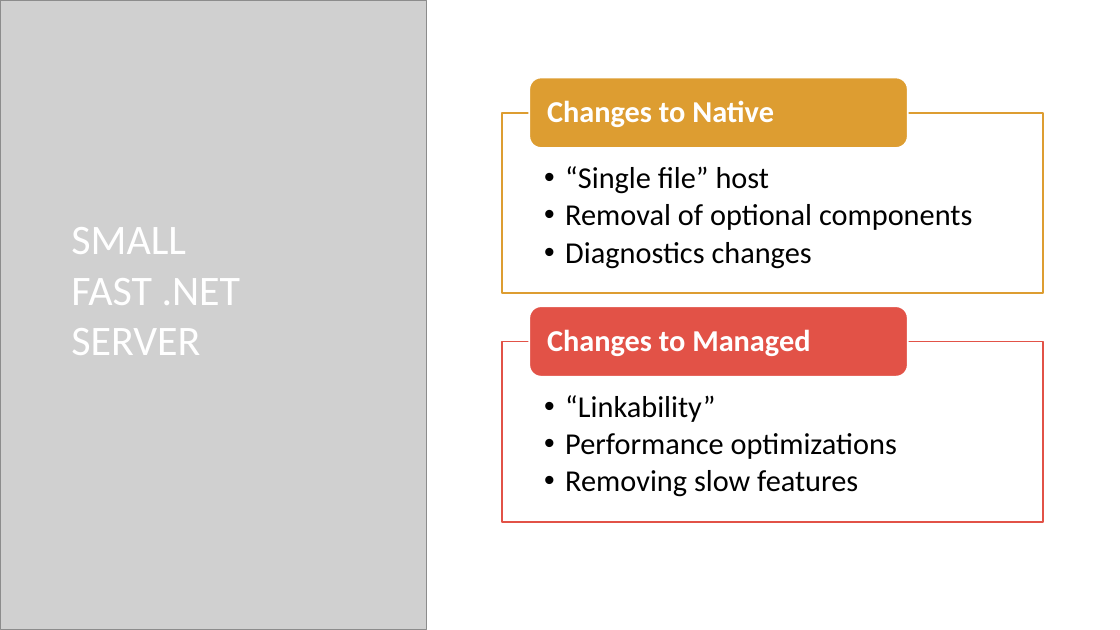
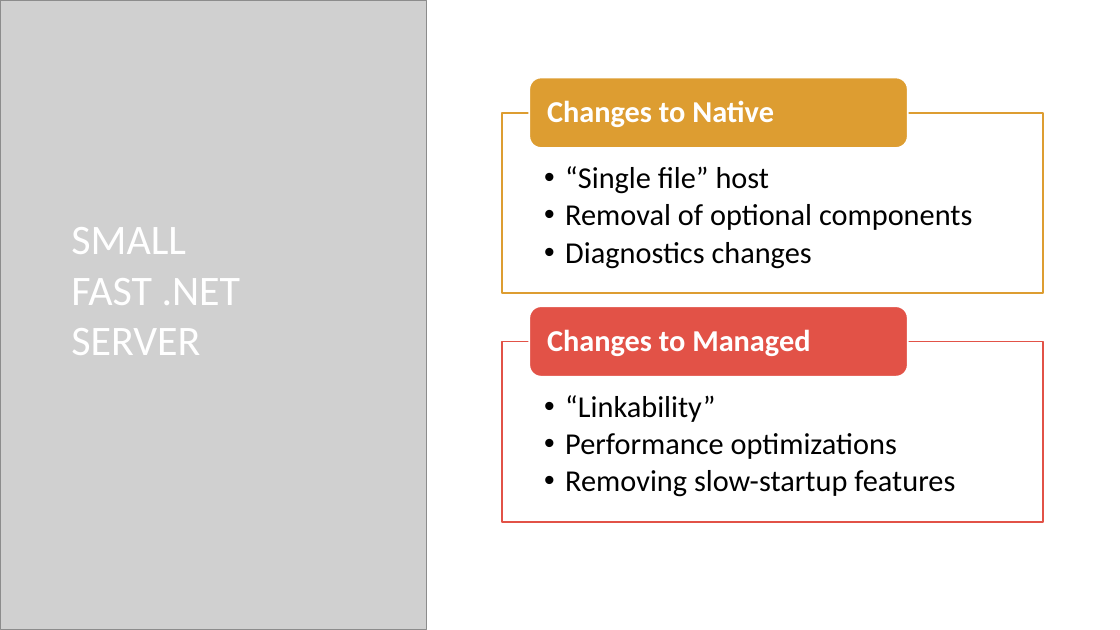
Before and after one commit to rynowak/Presentations, a slide deck: slide 27 of 2019/NDCSyndey/slides.pptx (slide 24 before the commit). Drawn at 1120x630 pixels with LibreOffice and Linux fonts; fonts in the diff are those of the drawing; grey boxes stand for pictures; background and template pictures are left out. Boxes give left, top, right and bottom in pixels: in the first picture for what was removed or moved away, otherwise in the second. Text is boxed around its words. In the diff, an @@ line names an element or a change of style, - is before the commit and + after.

Commit message:
updates

```diff
--- a/2019/NDCSyndey/slides.pptx
+++ b/2019/NDCSyndey/slides.pptx
@@ text at [565, 470, 955, 497]: text changed @@
-  • Removing slow features
+  • Removing slow-startup features
```
Also in this commit, not shown: 2 other slides changed, 6 slides added.
